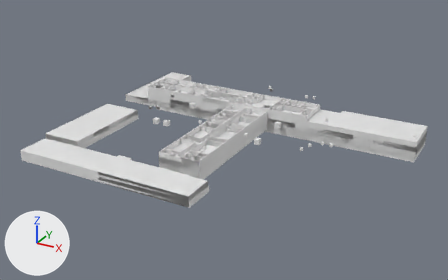
The glTF model public/pspu.glb as it was, and as the next commit left it.
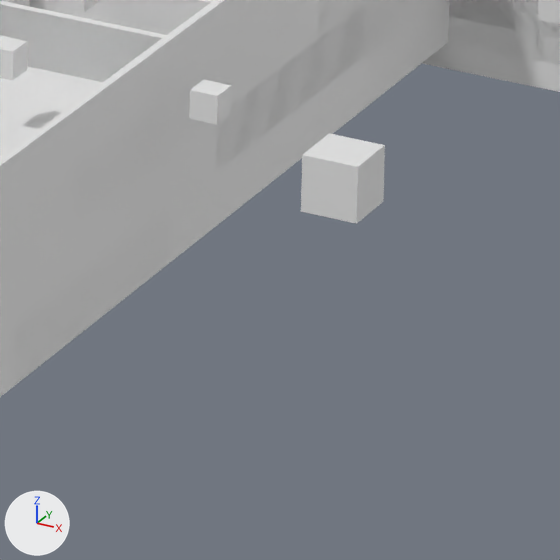
The first picture shows the older version from a camera (50 mm lens) standing at (104.3, -188.0, 98.9) and looking at (-2.6, 6.4, 1.7). The close-ups show both versions on the part from 51% to 62% of the width and 45% to 62% of the height of that picture; other places that the commit changed are outside them. Arrows for +X, +Y and +Z are at lower left; the lights stay in place. Where no turn or scale is listed for an object, it has been applied to the vertices.

Names of what the first close-up shows: 'f_ground', 'f_walls', 'g_ground', 'g_walls', 'gt_DepartmentOfAppliedInformatics', 'm_2walls', 'm_4walls', 's_ground', 's_walls', 't_walls', 'tt_V', 'u_walls'.
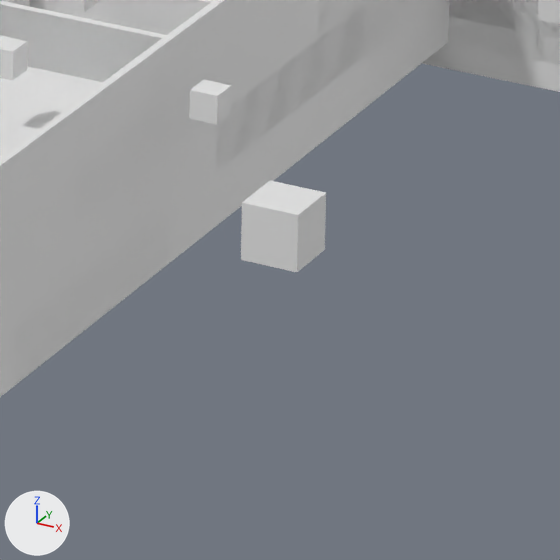
Location of each change, (x1, y1, x2, y2) in pixels of the close-ups (560 x 560 px):
'gt_DepartmentOfAppliedInformatics', moved
    before: (301, 133, 385, 224)
    after: (241, 181, 326, 272)

The change, as a diff of the scene's bpy script:
```diff
--- a/public/pspu.glb.py
+++ b/public/pspu.glb.py
@@ ob_gt_departmentofappliedinformatics @@
 ob_gt_departmentofappliedinformatics = bpy.data.objects.new('gt_DepartmentOfAppliedInformatics', me_cube_244)
-ob_gt_departmentofappliedinformatics.location = (12.71, 4.65, 5.0)
+ob_gt_departmentofappliedinformatics.location = (12.71, 0.32, 5.0)
```
